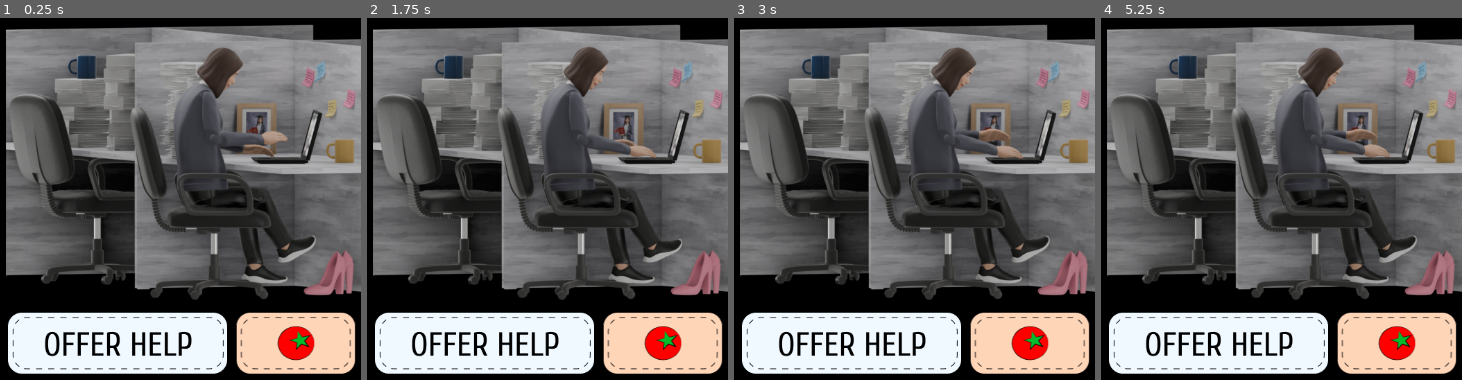
Above: before the commit, frames 1-4 (left to right).
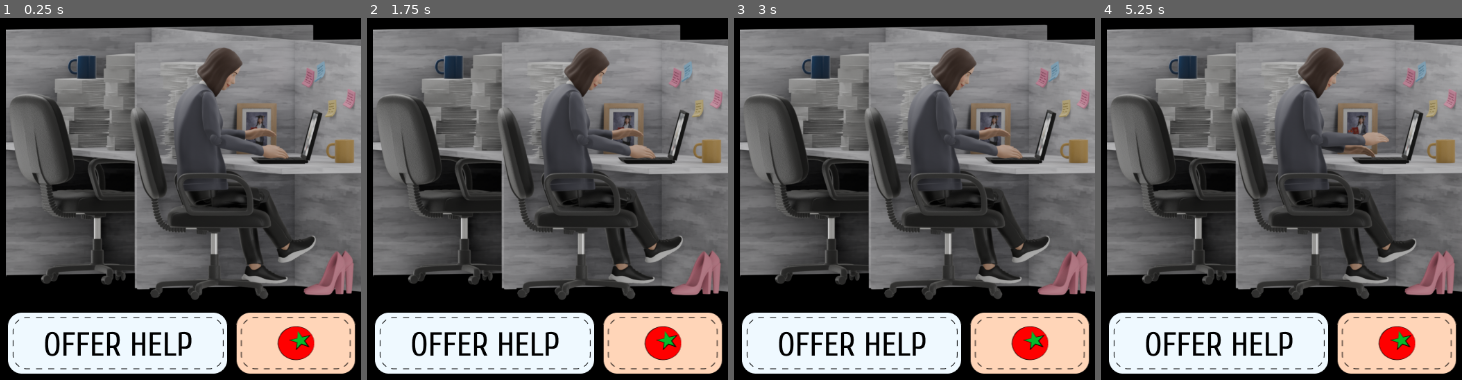
Above: after the commit, the same moments.

Repository: grkovalev/office-game
Game: Godot game, scene res://node.tscn
Two runs of this game, one before a commit and one after it. Both use one fixed random seed, a clock stepped at 60 frames per second and the inputs below.
Inputs:
- Up to frame 1 (0.25 s): no input
- Up to frame 2 (1.75 s): tap Enter at 0.5 s
- Up to frame 3 (3 s): no input
- Up to frame 4 (5.25 s): no input

The runs differ from the first frame. In frame 1, 1.0% of the frame differs, in the area x 54-81%, y 9-39%; in frame 2, 0.6%; in frame 3, 0.1%; in frame 4, 1.0%, in the area x 54-88%, y 12-68%.

Commit message:
replaced animation
tried to make animation better but its still bad

Diff:
--- a/node.tscn
+++ b/node.tscn
@@ -4,23 +4,23 @@
 [ext_resource type="Texture2D" uid="uid://cfg1btb3xrrqu" path="res://button_help.png" id="2_e2u21"]
 [ext_resource type="Texture2D" uid="uid://c3o37vt3pu2bq" path="res://01_idleworkerf.png" id="2_j2q8x"]
 [ext_resource type="Texture2D" uid="uid://dxrsbed55wgcq" path="res://button_pomodorro.png" id="4_bss38"]
-[ext_resource type="Texture2D" uid="uid://bahgdu7leq8yr" path="res://anim/idleanim/10001.png" id="5_ey15c"]
-[ext_resource type="Texture2D" uid="uid://4e8xhl4og3xj" path="res://anim/idleanim/10002.png" id="6_p1837"]
-[ext_resource type="Texture2D" uid="uid://bnemg5vfqv57p" path="res://anim/idleanim/10003.png" id="7_qv2vy"]
-[ext_resource type="Texture2D" uid="uid://dkof0iii4j6sq" path="res://anim/idleanim/10004.png" id="8_8jewq"]
-[ext_resource type="Texture2D" uid="uid://d2ifin23m24go" path="res://anim/idleanim/10005.png" id="9_3xwg0"]
-[ext_resource type="Texture2D" uid="uid://br43eefaydks5" path="res://anim/idleanim/10006.png" id="10_85l3h"]
-[ext_resource type="Texture2D" uid="uid://cmk2rq32wfgyw" path="res://anim/idleanim/10007.png" id="11_j31fo"]
-[ext_resource type="Texture2D" uid="uid://cjqj1abkpaaft" path="res://anim/idleanim/10008.png" id="12_o6fs4"]
-[ext_resource type="Texture2D" uid="uid://vrau0mi4fmhf" path="res://anim/idleanim/10009.png" id="13_twhnx"]
-[ext_resource type="Texture2D" uid="uid://c823qsl7imyqy" path="res://anim/idleanim/10010.png" id="14_1am0g"]
-[ext_resource type="Texture2D" uid="uid://t68ih6mh6ahw" path="res://anim/idleanim/10011.png" id="15_2wy2p"]
-[ext_resource type="Texture2D" uid="uid://bvyqpn7kdbenm" path="res://anim/idleanim/10012.png" id="16_w6pri"]
-[ext_resource type="Texture2D" uid="uid://c2gnmsjvdtmcc" path="res://anim/idleanim/10013.png" id="17_nha2g"]
-[ext_resource type="Texture2D" uid="uid://de8up6gfuwljl" path="res://anim/idleanim/10014.png" id="18_4bn0x"]
-[ext_resource type="Texture2D" uid="uid://cfrclv2k628j3" path="res://anim/idleanim/10015.png" id="19_m7n71"]
-[ext_resource type="Texture2D" uid="uid://bfqnj5ijlk2xy" path="res://anim/idleanim/10016.png" id="20_prngn"]
-[ext_resource type="Texture2D" uid="uid://hrdi8g8ru18c" path="res://anim/idleanim/10017.png" id="21_hq5fo"]
+[ext_resource type="Texture2D" uid="uid://bjw3hpxn7h05w" path="res://anim/idleanim/idleanim0001.png" id="5_ey15c"]
+[ext_resource type="Texture2D" uid="uid://b4u7y7j0ar3dx" path="res://anim/idleanim/idleanim0002.png" id="6_p1837"]
+[ext_resource type="Texture2D" uid="uid://cpn5c1lktmwe4" path="res://anim/idleanim/idleanim0003.png" id="7_qv2vy"]
+[ext_resource type="Texture2D" uid="uid://bseluacp1n0j6" path="res://anim/idleanim/idleanim0004.png" id="8_8jewq"]
+[ext_resource type="Texture2D" uid="uid://bfgybdgtdawyk" path="res://anim/idleanim/idleanim0005.png" id="9_3xwg0"]
+[ext_resource type="Texture2D" uid="uid://ccad8020l2jcr" path="res://anim/idleanim/idleanim0006.png" id="10_85l3h"]
+[ext_resource type="Texture2D" uid="uid://bea30svtncgay" path="res://anim/idleanim/idleanim0007.png" id="11_j31fo"]
+[ext_resource type="Texture2D" uid="uid://bsp1m3838h8rg" path="res://anim/idleanim/idleanim0008.png" id="12_o6fs4"]
+[ext_resource type="Texture2D" uid="uid://wocunpj0djgv" path="res://anim/idleanim/idleanim0009.png" id="13_twhnx"]
+[ext_resource type="Texture2D" uid="uid://4lpg682cj41x" path="res://anim/idleanim/idleanim0010.png" id="14_1am0g"]
+[ext_resource type="Texture2D" uid="uid://da6v3l74uq48w" path="res://anim/idleanim/idleanim0011.png" id="15_2wy2p"]
+[ext_resource type="Texture2D" uid="uid://crjw16or1knol" path="res://anim/idleanim/idleanim0012.png" id="16_w6pri"]
+[ext_resource type="Texture2D" uid="uid://dmwqquxdi7enr" path="res://anim/idleanim/idleanim0013.png" id="17_nha2g"]
+[ext_resource type="Texture2D" uid="uid://dqar2867ixlah" path="res://anim/idleanim/idleanim0014.png" id="18_4bn0x"]
+[ext_resource type="Texture2D" uid="uid://cm1xeikq0148n" path="res://anim/idleanim/idleanim0015.png" id="19_m7n71"]
+[ext_resource type="Texture2D" uid="uid://dc8rnctbhlxwi" path="res://anim/idleanim/idleanim0016.png" id="20_prngn"]
+[ext_resource type="Texture2D" uid="uid://cuhqhkaemvp4f" path="res://anim/idleanim/idleanim0017.png" id="21_hq5fo"]
 
 [sub_resource type="SpriteFrames" id="SpriteFrames_rl2iq"]
 animations = [{
@@ -83,7 +83,7 @@
 }],
 "loop": true,
 "name": &"idle_working",
-"speed": 16.0
+"speed": 12.0
 }]
 
 [node name="main" type="Node2D"]
@@ -108,5 +108,4 @@
 sprite_frames = SubResource("SpriteFrames_rl2iq")
 animation = &"idle_working"
 autoplay = "idle_working"
-frame = 7
-frame_progress = 0.4649876
+frame_progress = 0.06138146
Binary file removed: anim/idleanim/10001.png
Not shown, removed: anim/idleanim/10001.png.import
Binary file removed: anim/idleanim/10002.png
Not shown, removed: anim/idleanim/10002.png.import
Binary file removed: anim/idleanim/10003.png
Not shown, removed: anim/idleanim/10003.png.import
Binary file removed: anim/idleanim/10004.png
Not shown, removed: anim/idleanim/10004.png.import
Binary file removed: anim/idleanim/10005.png
Not shown, removed: anim/idleanim/10005.png.import
Binary file removed: anim/idleanim/10006.png
Not shown, removed: anim/idleanim/10006.png.import
(and 56 more such lines)
